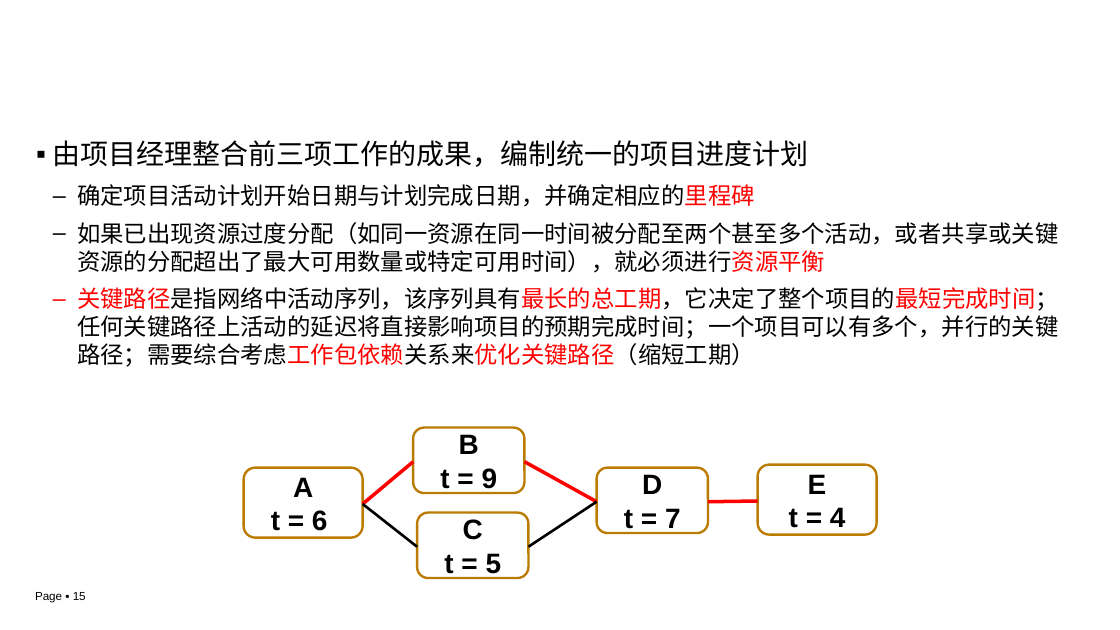
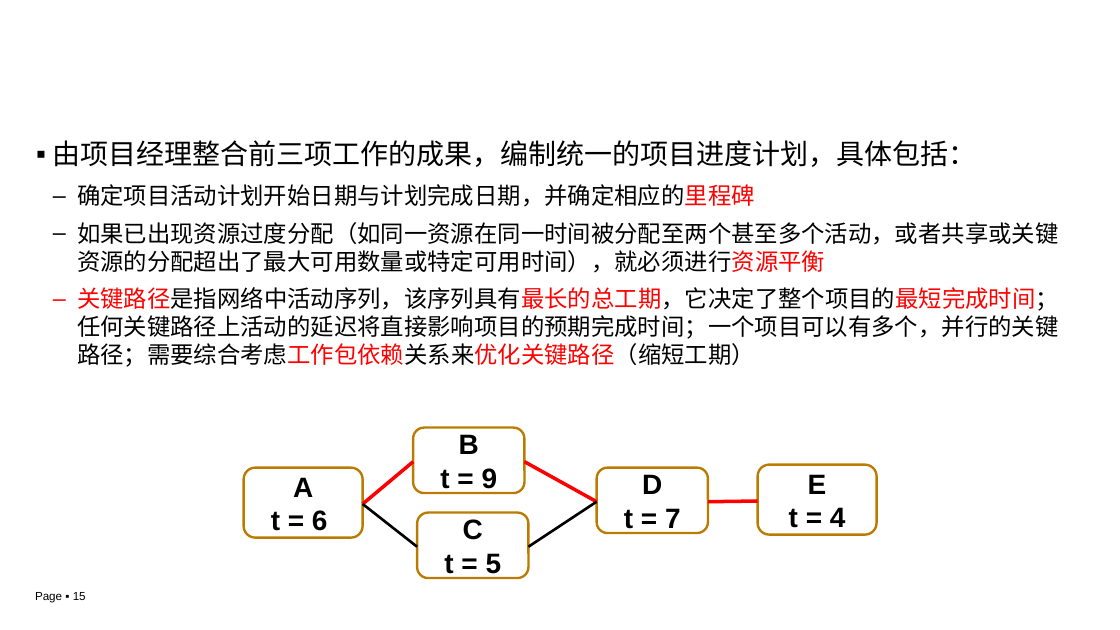
Before and after one commit to edu2act/course-IT-Project-Management, a slide deck: slide 15 of materials/slides/ch03-2.pptx. Drawn at 1120x630 pixels with LibreOffice and Linux fonts; fonts in the diff are those of the drawing; background and template pictures are left out. Boxes give left, top, right and bottom in pixels: in the first picture for what was removed or moved away, otherwise in the second. Text is boxed around its words. In the diff, an @@ line names an element or a change of style, - is before the commit and + after.

Commit message:
更新 PPT ch03-2

```diff
--- a/materials/slides/ch03-2.pptx
+++ b/materials/slides/ch03-2.pptx
@@ text at [53,140,977,167]: text changed @@
-▪ 由项目经理整合前三项工作的成果，编制统一的项目进度计划
+▪ 由项目经理整合前三项工作的成果，编制统一的项目进度计划，具体包括：
```
